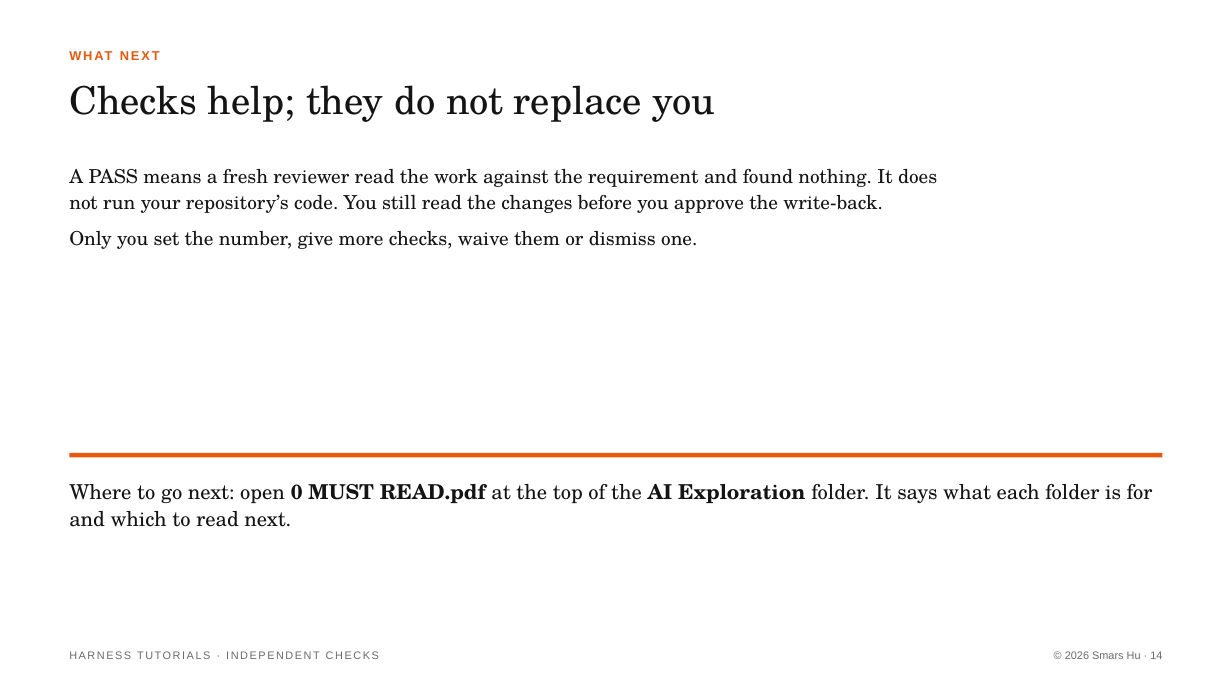
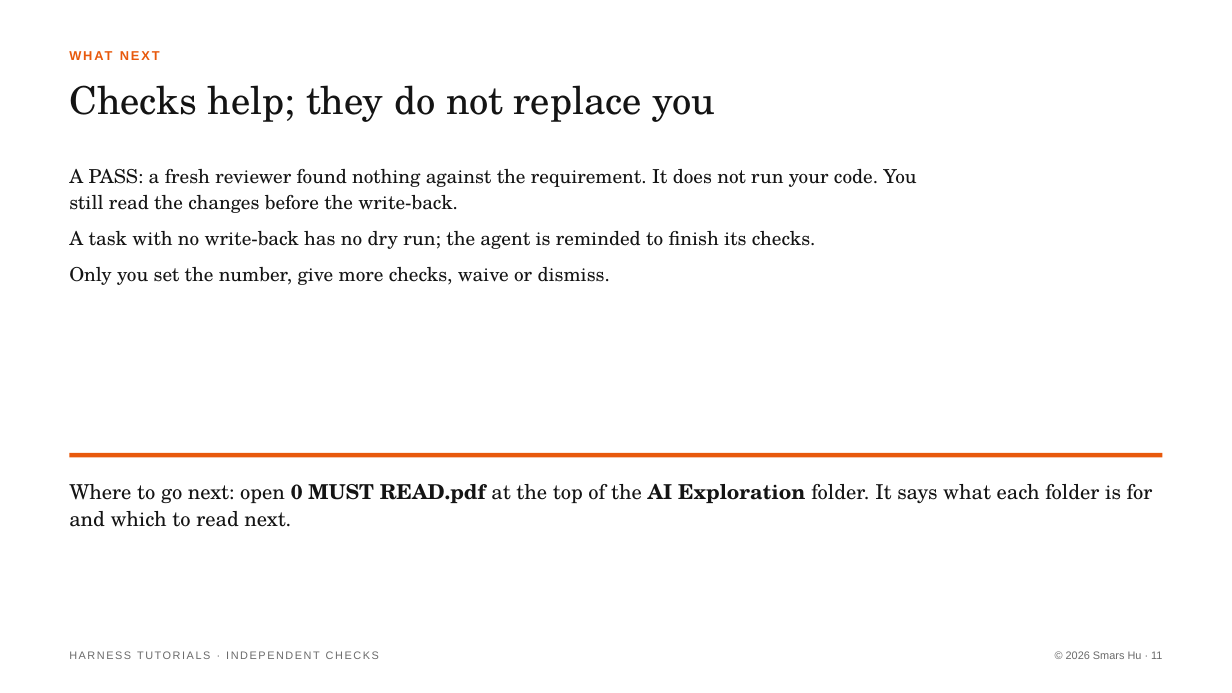
Before and after one commit to Smars-Bin-Hu/ai-exploration, a slide deck: slide 11 of source/tutorials/4_checks.pptx (slide 14 before the commit). Drawn at 1232x693 pixels with LibreOffice and Linux fonts; fonts in the diff are those of the drawing. Boxes give left, top, right and bottom in pixels: in the first picture for what was removed or moved away, otherwise in the second. Text is boxed around its words. In the diff, an @@ line names an element or a change of style, - is before the commit and + after.

```diff
--- a/source/tutorials/4_checks.pptx
+++ b/source/tutorials/4_checks.pptx
@@ text at (69, 169, 916, 285): text changed @@
-A PASS means a fresh reviewer read the work against the requirement and found nothing. It does not run your repository’s code. You still read the changes before you approve the write-back.
-Only you set the number, give more checks, waive them or dismiss one.
+A PASS: a fresh reviewer found nothing against the requirement. It does not run your code. You still read the changes before the write-back.
+A task with no write-back has no dry run; the agent is reminded to finish its checks.
+Only you set the number, give more checks, waive or dismiss.
@@ text at (1066, 651, 1162, 659): text changed @@
-© 2026 Smars Hu · 14
+© 2026 Smars Hu · 11
```
Also in this commit, not shown: 5 other slides changed, 5 slides added, 8 slides removed, 15 other files.
